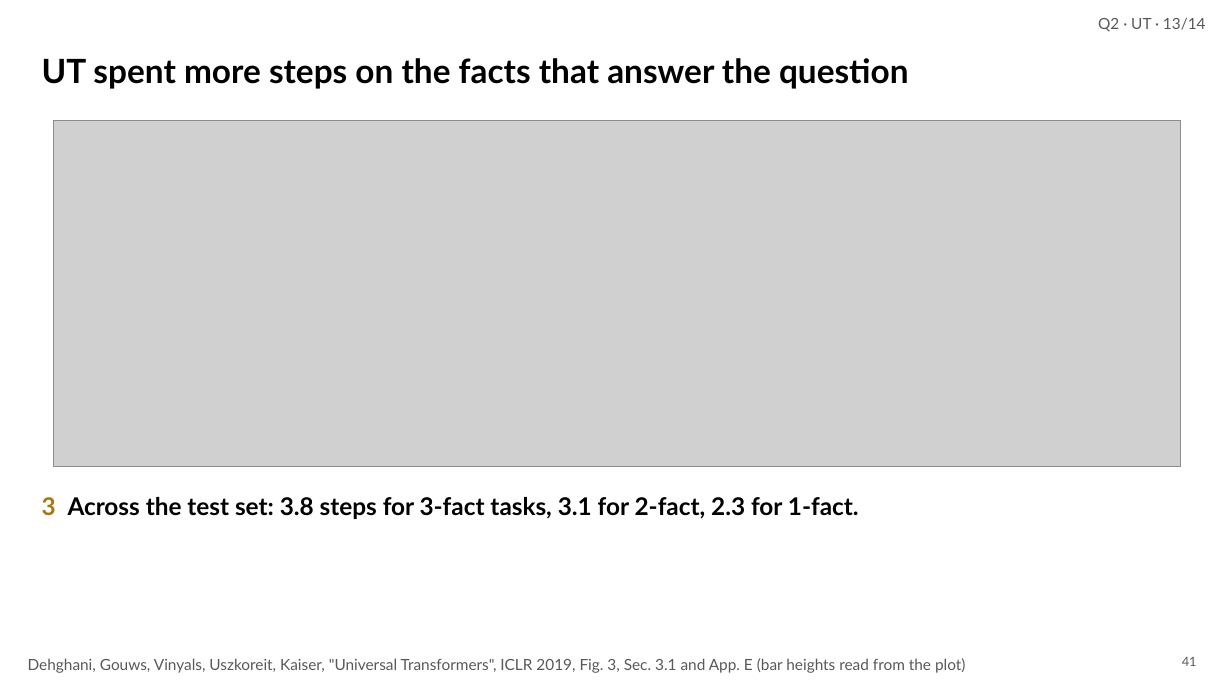
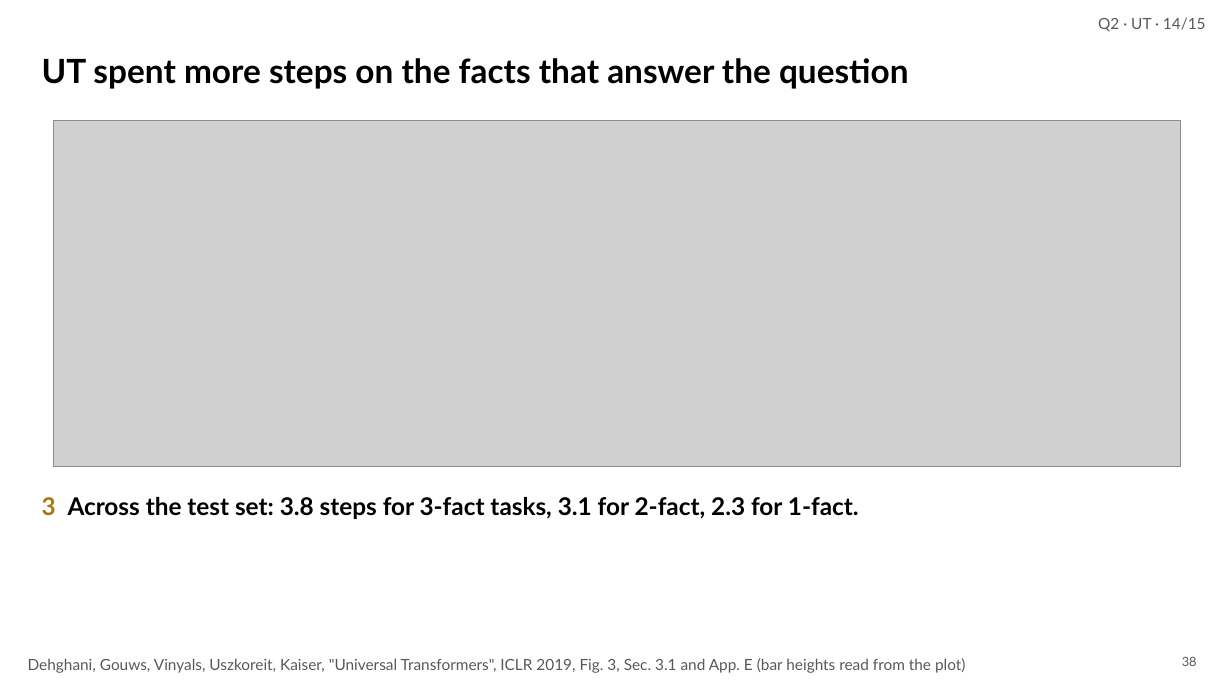
Before and after one commit to irregular6612/agi-hw2, a slide deck: slide 38 of build/out/looped-transformers.pptx (slide 41 before the commit). Drawn at 1232x693 pixels with LibreOffice and Linux fonts; fonts in the diff are those of the drawing; grey boxes stand for pictures. Boxes give left, top, right and bottom in pixels: in the first picture for what was removed or moved away, otherwise in the second. Text is boxed around its words. In the diff, an @@ line names an element or a change of style, - is before the commit and + after.

```diff
--- a/build/out/looped-transformers.pptx
+++ b/build/out/looped-transformers.pptx
@@ text at (x1=1098, y1=17, x2=1206, y2=32): text changed @@
-Q2 · UT · 13/14
+Q2 · UT · 14/15
@@ page number at (x1=1182, y1=656, x2=1197, y2=666): text changed @@
-41
+38
```
Also in this commit, not shown: 21 other slides changed, 2 slides added, 5 slides removed, 13 other files.
